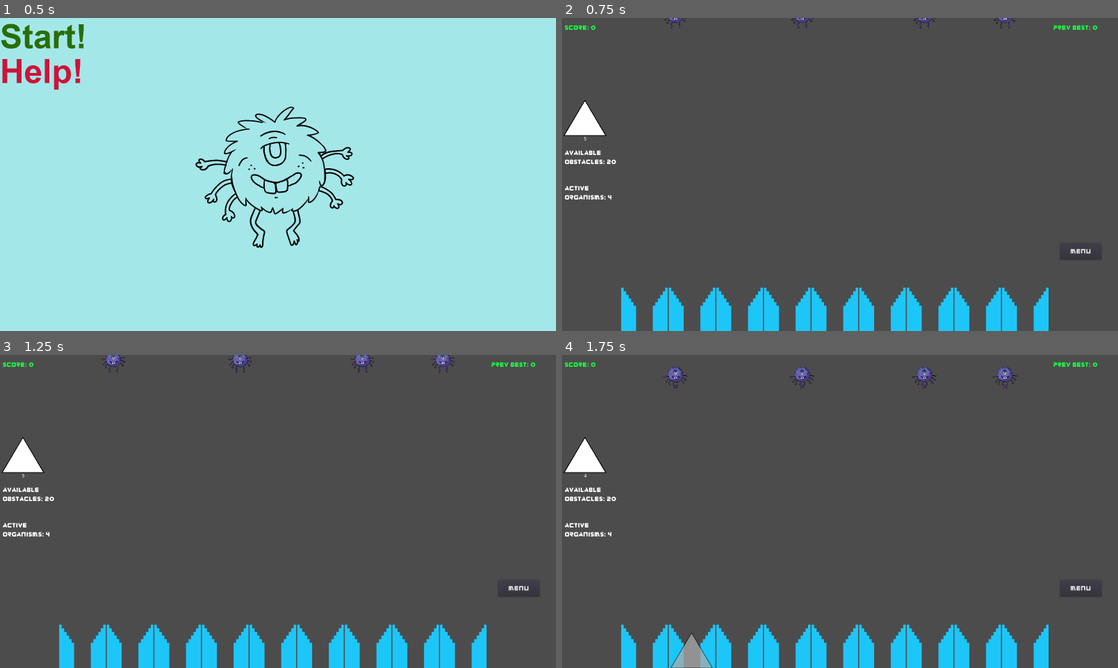
Above: before the commit, frames 1-4 (two rows, left to right).
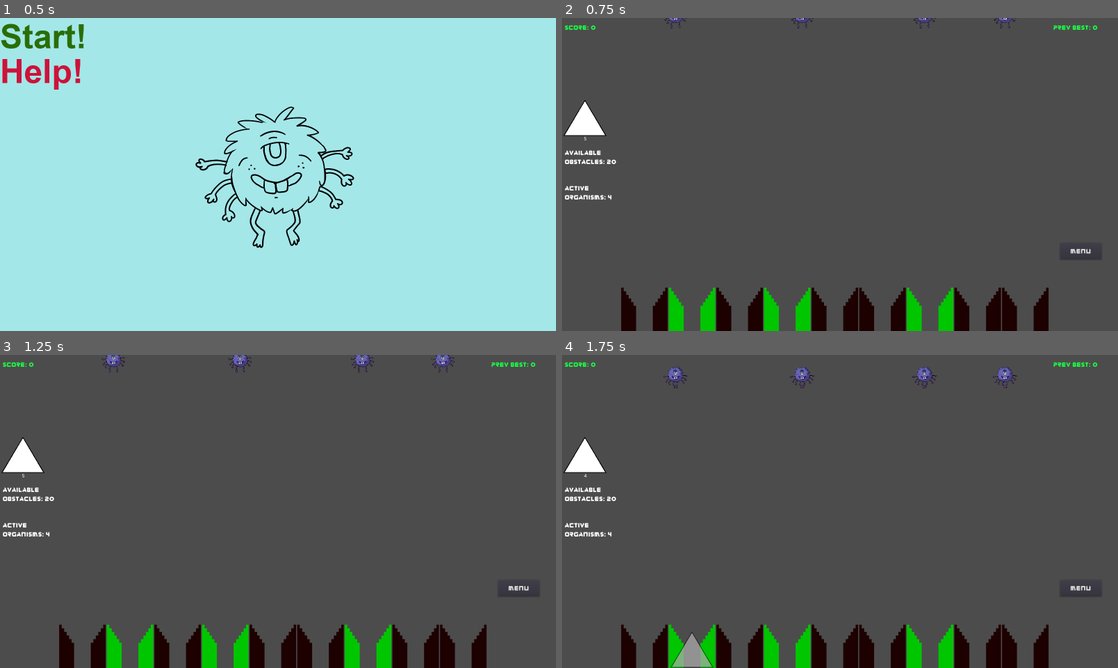
Above: after the commit, the same moments.

Repository: TreyDettmer/UP-Game-Jam-22
Game: Godot game, scene res://Scenes/MainMenu.tscn
Same seed, same stepped clock (60 frames per second), same inputs: the game is played once before the commit and once after it.
Inputs (mouse positions are in pixels of both pictures, inside the frame that each line leads up to):
- Up to frame 1 (0.5 s): no input
- Up to frame 2 (0.75 s): click "Start!" at 0.5 s
- Up to frame 3 (1.25 s): no input
- Up to frame 4 (1.75 s): drag from (584, 470) to (689, 664) at 1.27 s

Frame 1 is identical in both runs. In frame 2, 5.5% of the frame differs, in the area x 10-88%, y 86-100%; in frame 3, 5.5%; in frame 4, 5.5%.

Commit message:
making the score buckets good and bad

Diff:
--- a/Project/Scenes/Main.tscn
+++ b/Project/Scenes/Main.tscn
@@ -6,6 +6,7 @@
 [ext_resource path="res://Scenes/OptionsMenu.tscn" type="PackedScene" id=4]
 [ext_resource path="res://Fonts/zorque.otf" type="DynamicFontData" id=5]
 [ext_resource path="res://Scripts/MenuLayer.gd" type="Script" id=6]
+[ext_resource path="res://Scenes/ScoreBuckets.gd" type="Script" id=7]
 
 [sub_resource type="DynamicFont" id=1]
 size = 18
@@ -25,6 +26,7 @@
 
 [node name="ScoreBuckets" type="Node2D" parent="."]
 position = Vector2( 53, 308 )
+script = ExtResource( 7 )
 
 [node name="ScoreBucket" parent="ScoreBuckets" instance=ExtResource( 2 )]
 position = Vector2( 320, 535 )
@@ -33,10 +35,12 @@
 [node name="ScoreBucket3" parent="ScoreBuckets" instance=ExtResource( 2 )]
 position = Vector2( 183, 535 )
 scale = Vector2( 0.65, 0.65 )
+goodBucket = false
 
 [node name="ScoreBucket2" parent="ScoreBuckets" instance=ExtResource( 2 )]
 position = Vector2( 457, 535 )
 scale = Vector2( 0.65, 0.65 )
+goodBucket = false
 
 [node name="ScoreBucket4" parent="ScoreBuckets" instance=ExtResource( 2 )]
 position = Vector2( 594, 535 )
@@ -45,10 +49,12 @@
 [node name="ScoreBucket5" parent="ScoreBuckets" instance=ExtResource( 2 )]
 position = Vector2( 731, 535 )
 scale = Vector2( 0.65, 0.65 )
+goodBucket = false
 
 [node name="ScoreBucket6" parent="ScoreBuckets" instance=ExtResource( 2 )]
 position = Vector2( 868, 535 )
 scale = Vector2( 0.65, 0.65 )
+goodBucket = false
 
 [node name="ScoreBucket7" parent="ScoreBuckets" instance=ExtResource( 2 )]
 position = Vector2( 1005, 535 )
@@ -57,10 +63,16 @@
 [node name="ScoreBucket8" parent="ScoreBuckets" instance=ExtResource( 2 )]
 position = Vector2( 1142, 535 )
 scale = Vector2( 0.65, 0.65 )
+goodBucket = false
 
 [node name="ScoreBucket9" parent="ScoreBuckets" instance=ExtResource( 2 )]
 position = Vector2( 1279, 535 )
 scale = Vector2( 0.65, 0.65 )
+goodBucket = false
+
+[node name="BucketTimer" type="Timer" parent="ScoreBuckets"]
+wait_time = 10.0
+autostart = true
 
 [node name="LeftWall" type="StaticBody2D" parent="."]
 position = Vector2( -3, 301 )
@@ -295,6 +307,7 @@
 [connection signal="organism_scored" from="ScoreBuckets/ScoreBucket7" to="." method="_on_ScoreBucket_organism_scored"]
 [connection signal="organism_scored" from="ScoreBuckets/ScoreBucket8" to="." method="_on_ScoreBucket_organism_scored"]
 [connection signal="organism_scored" from="ScoreBuckets/ScoreBucket9" to="." method="_on_ScoreBucket_organism_scored"]
+[connection signal="timeout" from="ScoreBuckets/BucketTimer" to="ScoreBuckets" method="_on_BucketTimer_timeout"]
 [connection signal="endGame" from="UI" to="." method="_on_MenuLayer_endGame"]
 [connection signal="restartGame" from="UI" to="." method="_on_MenuLayer_restartGame"]
 [connection signal="endGameFromMenu" from="UI/OptionsMenu" to="UI" method="_on_OptionsMenu_endGameFromMenu"]
--- a/Project/Scenes/Organism.tscn
+++ b/Project/Scenes/Organism.tscn
@@ -12,7 +12,7 @@
 [ext_resource path="res://Art/Organism/creaturespritelegs_L4.png" type="Texture" id=10]
 
 [sub_resource type="CircleShape2D" id=2]
-radius = 21.3776
+radius = 21.38
 
 [sub_resource type="Animation" id=3]
 resource_name = "Falling"
--- /dev/null
+++ b/Project/Scenes/ScoreBuckets.gd
@@ -0,0 +1,24 @@
+extends Node2D
+
+onready var scoreBuckets = get_tree().get_nodes_in_group("ScoreBucket")
+var count = 0
+var countTrueTarget = 3
+var countTrueCurrent = 0
+
+
+# Called when the node enters the scene tree for the first time.
+func _ready():
+	for bucket in scoreBuckets:
+		if bucket.getStatus():
+			countTrueCurrent += 1
+			print("Count of good buckets: " + str(countTrueCurrent))
+
+func _on_BucketTimer_timeout():
+	#var i = 2
+	#while
+
+	for bucket in scoreBuckets:
+		if bucket.getStatus() and countTrueCurrent > countTrueTarget:
+			bucket.toggleStatus()
+			print("Toggling bucket")
+			countTrueCurrent-=1
--- a/Project/Scripts/Main.gd
+++ b/Project/Scripts/Main.gd
@@ -134,8 +134,9 @@
 	org.set_mode(1);
 
 
-func _on_ScoreBucket_organism_scored():
-	currentScore+=1
+func _on_ScoreBucket_organism_scored(goodBucket):
+	if goodBucket:
+		currentScore+=1
 	emit_signal("updateScore", currentScore)
 	print(currentScore)
 
--- a/Project/Scripts/ScoreBucket.gd
+++ b/Project/Scripts/ScoreBucket.gd
@@ -3,16 +3,33 @@
 signal organism_scored(goodBucket)
 export var goodBucket = true
 
+var timeSinceFlip = 0
+
 func _ready():
 	$ConfettiAnimation.hide()
 
 func _process(_delta):
+	if goodBucket:
+		$leftside.modulate = Color(0,1,0)
+		$rightside.modulate = Color(0,1,0)
+	else:
+		$leftside.modulate = Color(1,0,0)
+		$rightside.modulate = Color(1,0,0)
+
+
 	if $ConfettiAnimation.frame >= 7 and $ConfettiAnimation.playing:
 		$ConfettiAnimation.playing = false
 		$ConfettiAnimation.frame = 0
 
 func _on_Area2D_body_entered(body):
 	if body.is_in_group("organism"):
-		emit_signal("organism_scored")
-		$ConfettiAnimation.show()
-		$ConfettiAnimation.play("default")
+		emit_signal("organism_scored", goodBucket)
+		if goodBucket:
+			$ConfettiAnimation.show()
+			$ConfettiAnimation.play("default")
+
+func toggleStatus():
+	goodBucket = !goodBucket
+
+func getStatus():
+	return goodBucket
--- a/Project/project.godot
+++ b/Project/project.godot
@@ -18,6 +18,8 @@
 
 window/size/width=1600
 window/size/height=900
+window/stretch/mode="viewport"
+window/stretch/aspect="keep_height"
 
 [global]
 
Not shown: 1 places in Project/Scenes/Main.tscn that only renumber resources
